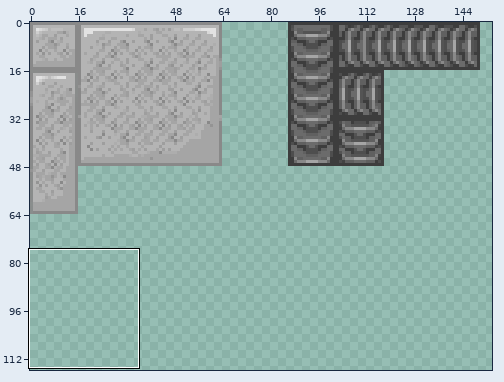
Two states of a sprite sheet, ghost arting/tilemap.png. The picture above shows the old version from afar; the outline marks the close-up.
Close-up. Before the edit:
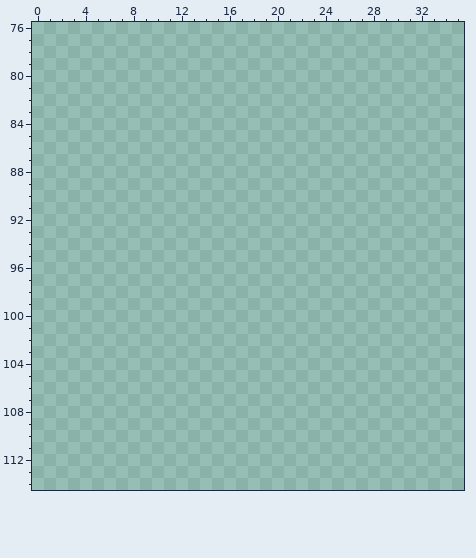
The file is 256x256 pixels. Pixels under 10% opacity are left out. Colours within 5 levels of each other are drawn and written as one. Shown: x 0..35, y 76..114. The wide view leaves out empty margins. The commit also changed other parts of the picture, which this record leaves out.
After:
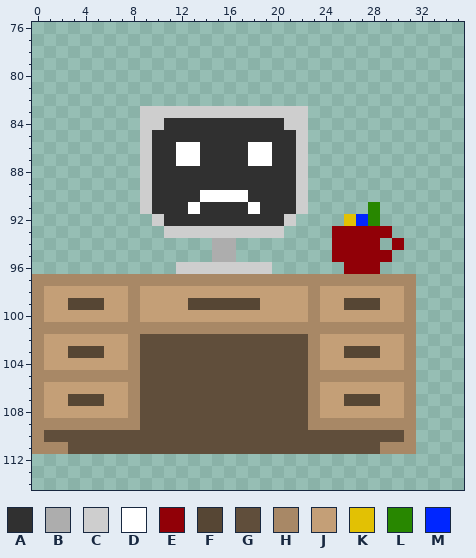
Palette (. is transparent): A #303030  B #adadad  C #cecece  D #ffffff  E #910007  F #564634  G #604e3b  H #a88866  J #c49f77  K #e2c104  L #288700  M #0026ff
Changes in this commit:
The edit adds colour A in row 84 at x 11 to 20; in row 85 at x 10 to 21; in rows 86 to 87 at x 10 to 11, 14 to 17 and 20 to 21; in rows 88 to 89 at x 10 to 21; in row 90 at x 10 to 13 and 18 to 21; in row 91 at x 10 to 12, 14 to 17 and 19 to 21.
The edit adds colour A in row 92 at x 11 to 20.
The edit adds colour B in rows 94 to 95 at x 15 to 16.
The edit adds colour C in row 83 at x 9 to 22; in row 84 at x 9 to 10 and 21 to 22; in rows 85 to 91 at x 9 and 22; in row 92 at x 10 and 21; in row 93 at x 11 to 20; in row 96 at x 12 to 19.
The edit adds colour D in rows 86 to 87 at x 12 to 13 and 18 to 19; in row 90 at x 14 to 17; in row 91 at x 13 and 18.
The edit adds colour E in row 93 at x 25 to 29; in row 94 at x 25 to 28 and 30; in row 95 at x 25 to 29; in row 96 at x 26 to 28.
The edit adds colour F in row 99 at x 3 to 5, 13 to 18 and 26 to 28; in row 103 at x 3 to 5 and 26 to 28; in row 107 at x 3 to 5 and 26 to 28.
The edit adds colour G in rows 102 to 109 at x 9 to 22; in row 110 at x 1 to 30; in row 111 at x 3 to 28.
The edit adds colour H in row 97 at x 0 to 31; in rows 98 to 100 at x 0, 8, 23 and 31; in row 101 at x 0 to 31; in rows 102 to 104 at x 0, 8, 23 and 31; in row 105 at x 0 to 8 and 23 to 31; in rows 106 to 108 at x 0, 8, 23 and 31.
The edit adds colour H in row 109 at x 0 to 8 and 23 to 31; in row 110 at x 0 and 31; in row 111 at x 0 to 2 and 29 to 31.
The edit adds colour J in row 98 at x 1 to 7, 9 to 22 and 24 to 30; in row 99 at x 1 to 2, 6 to 7, 9 to 12, 19 to 22, 24 to 25 and 29 to 30; in row 100 at x 1 to 7, 9 to 22 and 24 to 30; in row 102 at x 1 to 7 and 24 to 30; in row 103 at x 1 to 2, 6 to 7, 24 to 25 and 29 to 30; in row 104 at x 1 to 7 and 24 to 30.
The edit adds colour J in row 106 at x 1 to 7 and 24 to 30; in row 107 at x 1 to 2, 6 to 7, 24 to 25 and 29 to 30; in row 108 at x 1 to 7 and 24 to 30.
The edit adds colour K in row 92 at x 26.
The edit adds colour L in rows 91 to 92 at x 28.
The edit adds colour M in row 92 at x 27.
Where, in picture pixels (left, top, right, bottom), the same in both close-ups:
added: (32, 106, 416, 454)
